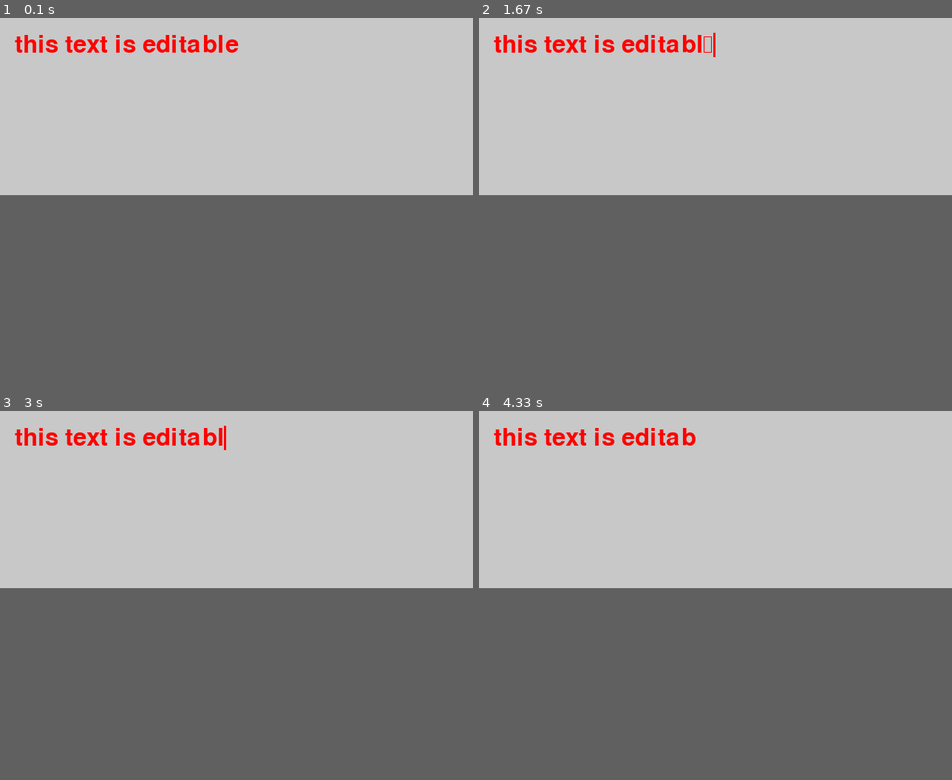
Above: before the commit, frames 1-4 (two rows, left to right).
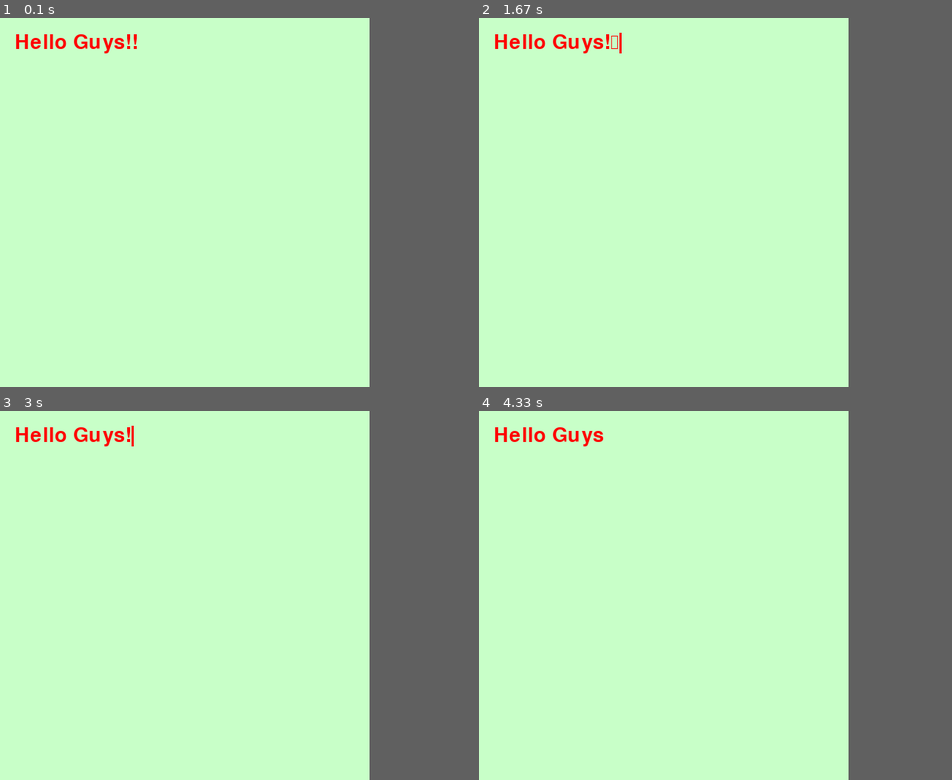
Above: after the commit, the same moments.

Repository: Babitababy/PygameProjects
Game: pygame game, started from blinking_cursor.py
Two runs of this game, one before a commit and one after it. Both use one fixed random seed, a clock stepped at 60 frames per second and the inputs below.
Inputs:
- Up to frame 1 (0.1 s): no input
- Up to frame 2 (1.67 s): hold Backspace 0.33-0.8 s; tap Enter at 0.83 s
- Up to frame 3 (3 s): hold Backspace 2.17-2.63 s
- Up to frame 4 (4.33 s): tap Backspace at 3.67 s
The window is 640x240 before the commit and 500x500 after it. Grey fills any space a smaller window leaves; there, only what the larger window draws over its background counts as a difference.

The runs differ from the first frame. In frame 1, 37% of the frame differs, in the area x 0-79%, y 0-48%; in frame 2, 37%; in frame 3, 37%; in frame 4, 37%.

Commit message:
rotation and scaling of image

Diff:
--- a/blinking_cursor.py
+++ b/blinking_cursor.py
@@ -1,44 +1,54 @@
+#import pygame module
 import pygame
-from pygame.locals import *
+
+#import time module
 import time
 
-BLACK = (0, 0, 0)
-RED = (255, 0, 0)
-GRAY = (200, 200, 200)
+#initialize the pygame module
+pygame.init()
 
-pygame.init()
-screen = pygame.display.set_mode((640, 240))
+#set the window screen size
+display_screen = pygame.display.set_mode((500, 500))
 
-text = 'this text is editable'
-font = pygame.font.SysFont(None, 48)
-img = font.render(text, True, RED)
+#add some text
+text = 'Hello Guys!!'
+
+#add default font style with font size
+font = pygame.font.SysFont(None, 40)
+#render the text
+img = font.render(text, True, (255,0,0))
+
 
 rect = img.get_rect()
 rect.topleft = (20, 20)
-cursor = Rect(rect.topright, (3, rect.height))
+cursor = pygame.Rect(rect.topright, (3, rect.height))
 
 running = True
-background = GRAY
 
 while running:
     for event in pygame.event.get():
-        if event.type == QUIT:
+        if event.type == pygame.QUIT:
             running = False
 
-        if event.type == KEYDOWN:
-            if event.key == K_BACKSPACE:
+        # detect if key is physically presssed down
+        if event.type == pygame.KEYDOWN:
+            if event.key == pygame.K_BACKSPACE:
                 if len(text) > 0:
-                    text = text[:-1]
+                    text = text[:-1] #stores the text except last character
+
             else:
                 text += event.unicode
-            img = font.render(text, True, RED)
+            img = font.render(text, True, (255,0,0))
             rect.size = img.get_size()
             cursor.topleft = rect.topright
 
-    screen.fill(background)
-    screen.blit(img, rect)
+    # Add background color to the widow screen
+    display_screen.fill((200,255,200))
+    display_screen.blit(img, rect)
+    #cursor is made to blink after every 0.5 sec
     if time.time() % 1 > 0.5:
-        pygame.draw.rect(screen, RED, cursor)
+        pygame.draw.rect(display_screen, (255,0,0), cursor)
+    # update display
     pygame.display.update()
 
 pygame.quit()
--- /dev/null
+++ b/rotate_and_scale_image.py
@@ -0,0 +1,48 @@
+# Import pygame
+import pygame
+
+# Initialise pygame
+pygame.init()
+
+# Set window size
+size = width,height = 600, 600
+screen = pygame.display.set_mode(size)
+
+# Clock
+clock = pygame.time.Clock()
+
+# Load image
+image = pygame.image.load('bird.jpg')
+
+# Set the size for the image
+DEFAULT_IMAGE_SIZE = (200, 200)
+
+# Scale the image to your needed size
+image = pygame.transform.scale(image, DEFAULT_IMAGE_SIZE)
+
+# Rotate the image by any degree
+image = pygame.transform.rotate(image, 180)
+
+# Set a default position
+DEFAULT_IMAGE_POSITION = (200,200)
+
+# Prepare loop condition
+running = False
+
+# Event loop
+while not running:
+
+    # Close window event
+    for event in pygame.event.get():
+        if event.type == pygame.QUIT:
+            running = True
+
+    # Background Color
+    screen.fill((255, 255, 255))
+
+    # Show the image
+    screen.blit(image, DEFAULT_IMAGE_POSITION)
+
+    # Part of event loop
+    pygame.display.flip()
+    clock.tick(30)
Binary file added: bird.jpg
